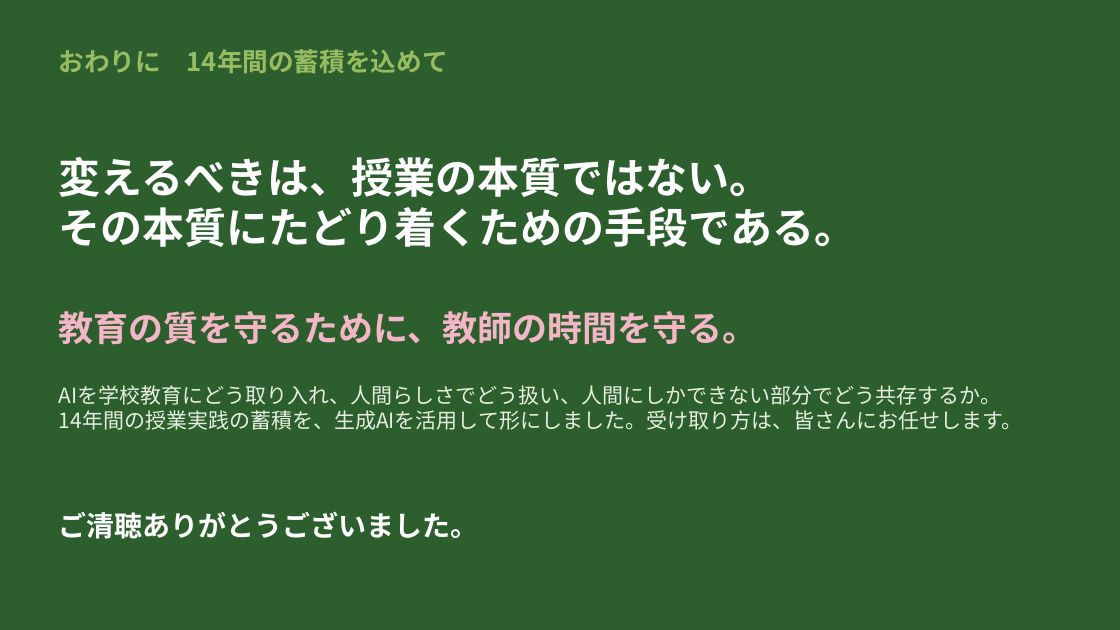
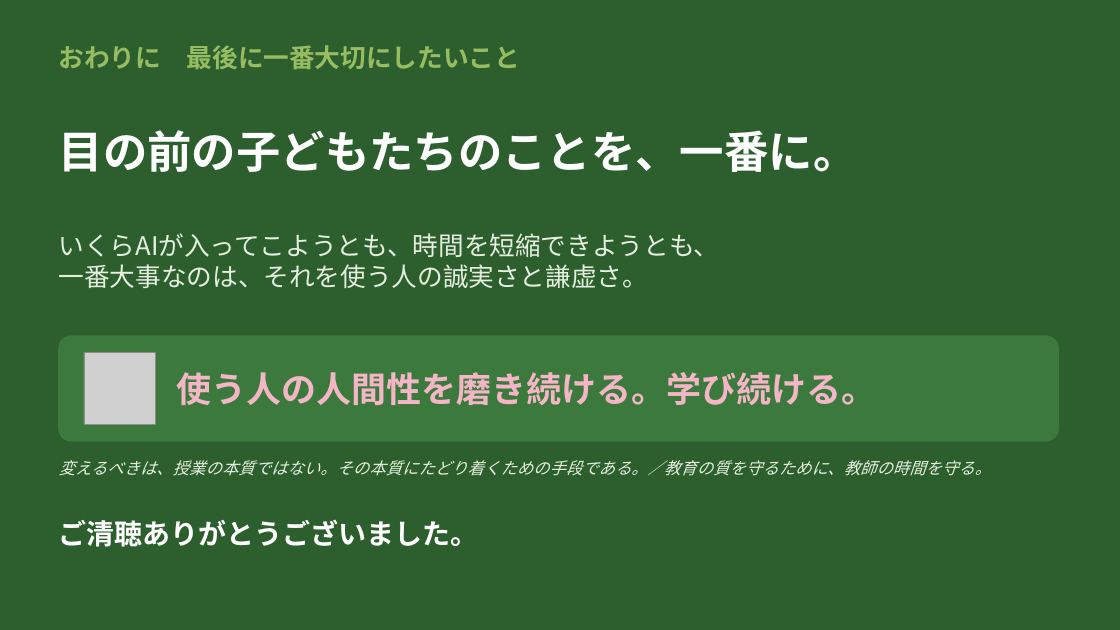
Before and after one commit to margiela14th-sudo/my-ai-project, a slide deck: slide 18 of 07_完成資料/県大会発表_生成AI授業再構築.pptx. Drawn at 1120x630 pixels with LibreOffice and Linux fonts; fonts in the diff are those of the drawing; grey boxes stand for pictures. Boxes give left, top, right and bottom in pixels: in the first picture for what was removed or moved away, otherwise in the second. Text is boxed around its words. In the diff, an @@ line names an element or a change of style, - is before the commit and + after.

```diff
--- a/07_完成資料/県大会発表_生成AI授業再構築.pptx
+++ b/07_完成資料/県大会発表_生成AI授業再構築.pptx
@@ text at (59, 45, 520, 69): text changed @@
-おわりに 14年間の蓄積を込めて
+おわりに 最後に一番大切にしたいこと
@@ text at (59, 130, 858, 172): text changed; size 36 to 38 pt @@
-変えるべきは、授業の本質ではない。
-その本質にたどり着くための手段である。
+目の前の子どもたちのことを、一番に。
@@ text at (59, 233, 720, 288): text changed; size 30 to 22 pt; text colour #F4B6C6 to #E5EEDF; bold off @@
-教育の質を守るために、教師の時間を守る。
+いくらAIが入ってこようとも、時間を短縮できようとも、
+一番大事なのは、それを使う人の誠実さと謙虚さ。
@@ rounded rectangle added at (59, 336, 1059, 441), fill #3B7A3C, outline #3B7A3C 1 pt @@
@@ picture added at (84, 353, 155, 424) @@
@@ text removed at (59, 385, 1022, 430) @@
-AIを学校教育にどう取り入れ、人間らしさでどう扱い、人間にしかできない部分でどう共存するか。
-14年間の授業実践の蓄積を、生成AIを活用して形にしました。受け取り方は、皆さんにお任せします。
@@ text added at (176, 372, 876, 405), 30 pt, text #F4B6C6, bold @@
+使う人の人間性を磨き続ける。学び続ける。
@@ text added at (59, 460, 991, 476), 14 pt, text #E5EEDF, italic @@
+変えるべきは、授業の本質ではない。その本質にたどり着くための手段である。／教育の質を守るために、教師の時間を守る。
@@ text "ご清聴ありがとうございました。": place and size @@
-text "ご清聴ありがとうございました。" at (59, 512, 479, 539)
+text "ご清聴ありがとうございました。" at (59, 520, 479, 547)
```
Also in this commit, not shown: 7 other files.
